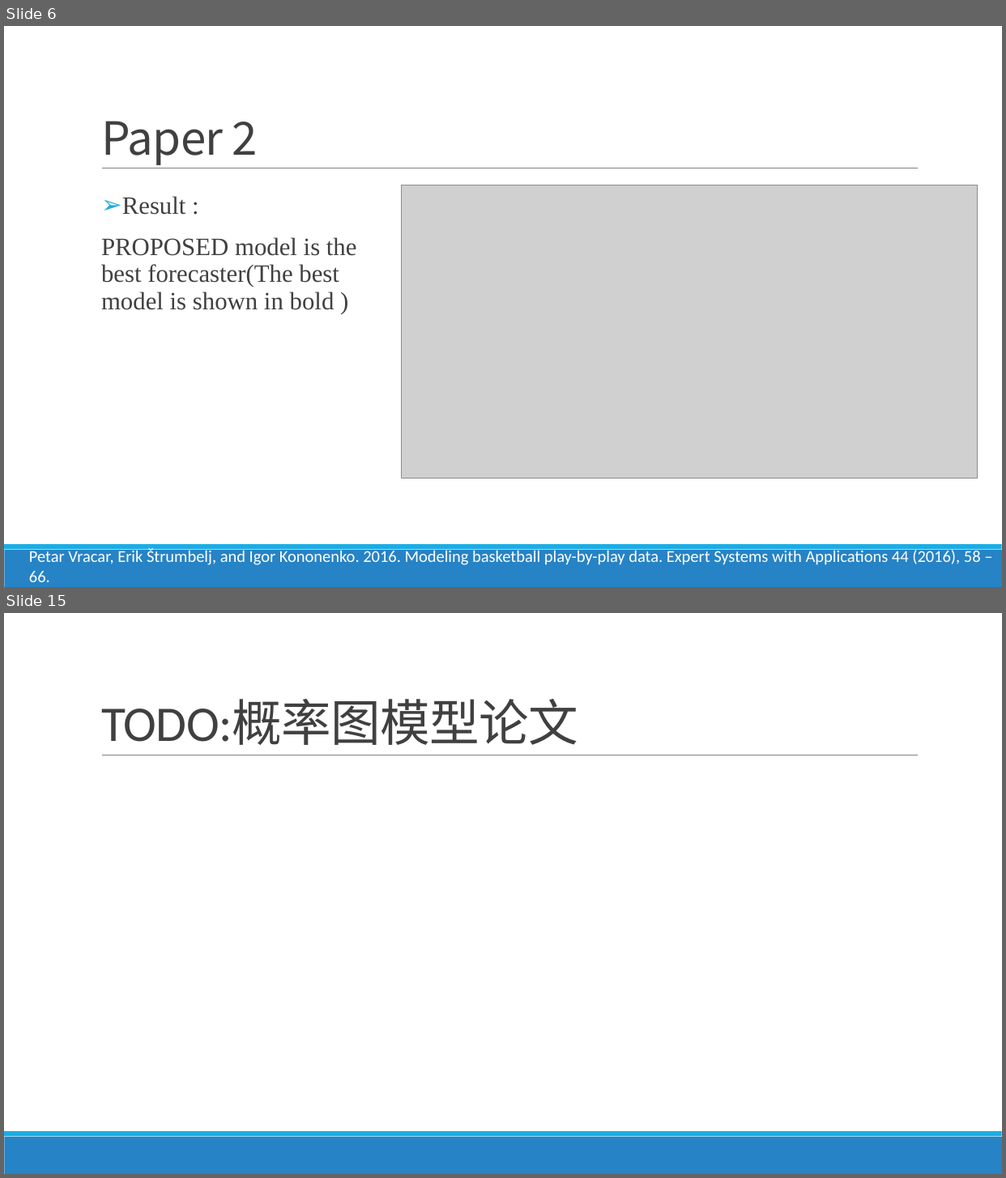
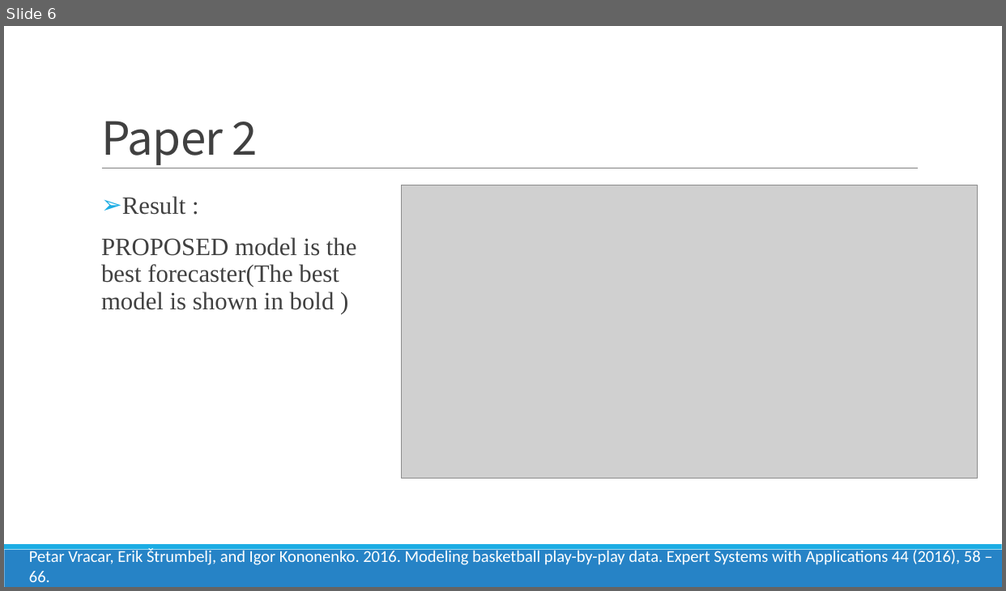
Before and after one commit to FindNorthStar/DataMining, a slide deck: homework_1/Luck is Hard to Beat The Difficulty of Sports Prediction.pptx. Shown one above the other, each under a label of ours: slides 6 and 15 before the commit, slide 6 after it; the slides between them are not shown. The pictures are 1006x1178 and 1006x591 pixels, drawn with LibreOffice and Linux fonts; fonts in the diff are those of the drawing; grey boxes stand for pictures. Boxes give left, top, right and bottom in pixels: in the first picture for what was removed or moved away, otherwise in the second. Text is boxed around its words. In the diff, an @@ line names an element or a change of style, - is before the commit and + after.

```diff
--- a/homework_1/Luck is Hard to Beat The Difficulty of Sports Prediction.pptx
+++ b/homework_1/Luck is Hard to Beat The Difficulty of Sports Prediction.pptx
@@ slide 15 removed at bbox=[4, 613, 1002, 1174], background #FFFFFF; not listed: 3 template elements that a slide beside it also shows @@
@@ title removed at bbox=[101, 700, 578, 745] @@
-TODO:概率图模型论文
```
Also in this commit, not shown: 8 slides changed, 2 slides added, 4 other files.
